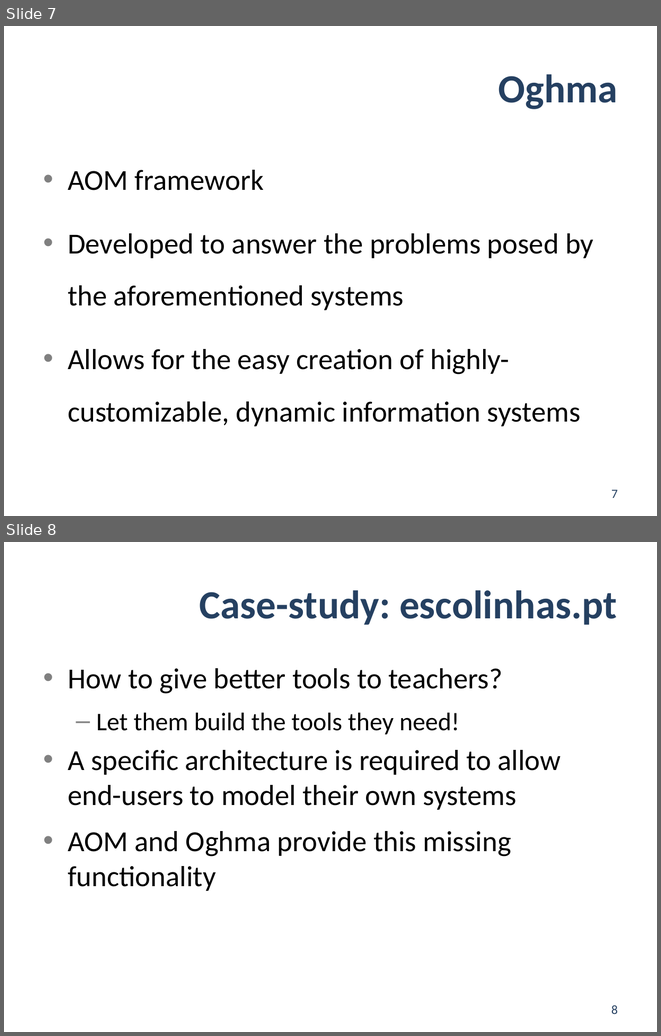
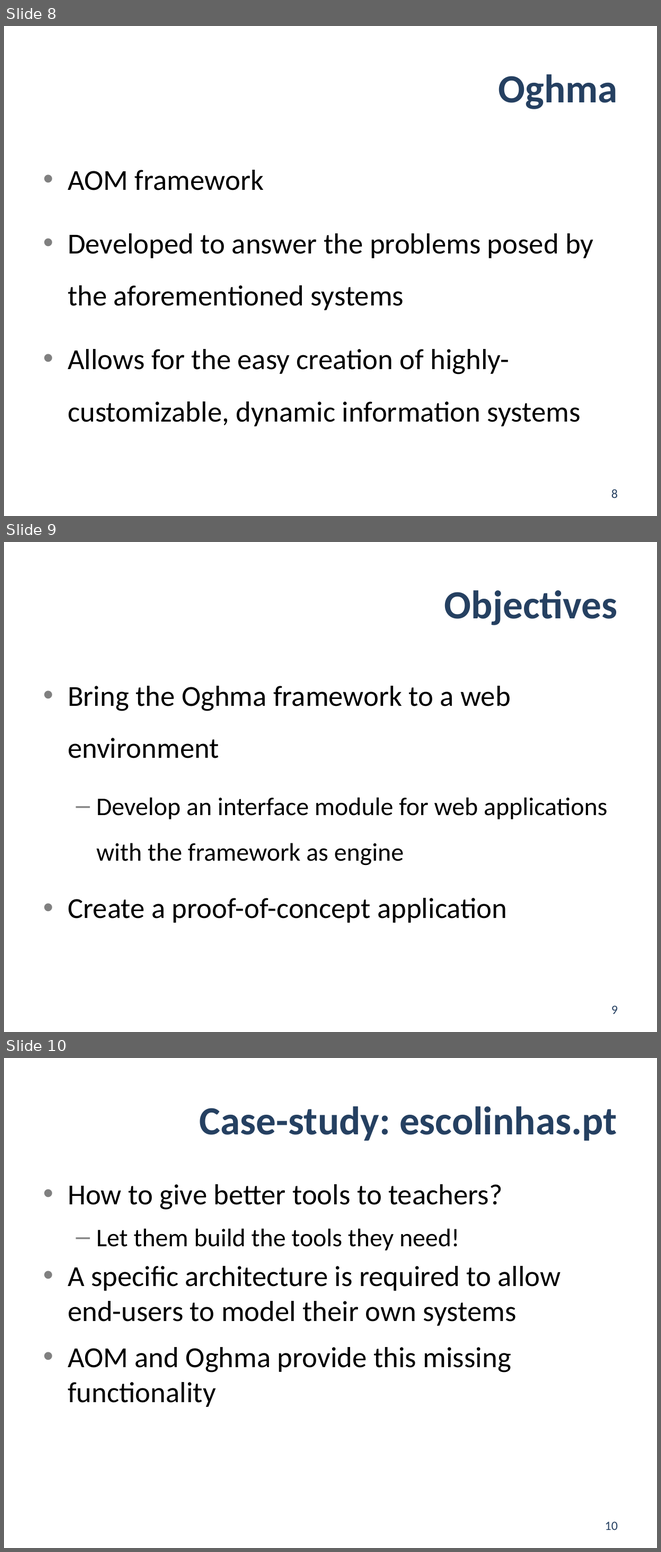
Before and after one commit to jgradim/thesis, a slide deck: presentations/pdis2.pptx. Shown one above the other, each under a label of ours: slides 7 and 8 before the commit, slides 8, 9 and 10 after it. The pictures are 661x1036 and 661x1552 pixels, drawn with LibreOffice and Linux fonts; fonts in the diff are those of the drawing. Boxes give left, top, right and bottom in pixels: in the first picture for what was removed or moved away, otherwise in the second. Text is boxed around its words. In the diff, an @@ line names an element or a change of style, - is before the commit and + after.

Commit message:
Updated 2nd presentation

```diff
--- a/presentations/pdis2.pptx
+++ b/presentations/pdis2.pptx
@@ slide 9 added at (x1=4, y1=542, x2=657, y2=1032), background #FFFFFF @@
@@ title added at (x1=444, y1=590, x2=618, y2=625), 44 pt, text #254061, bold @@
+Objectives
@@ text added at (x1=68, y1=686, x2=607, y2=923), 32 pt, text #000000 @@
+• Bring the Oghma framework to a web environment
+  – Develop an interface module for web applications with the framework as engine
+• Create a proof-of-concept application
@@ page number added at (x1=611, y1=1005, x2=618, y2=1014), 14 pt, text #254061 @@
+9
@@ what was slide 7 is now slide 8 @@
@@ page number at (x1=611, y1=489, x2=618, y2=498): text changed @@
-7
+8
@@ what was slide 8 is now slide 10 @@
@@ page number at (x1=605, y1=1521, x2=618, y2=1530): text changed @@
-8
+10
```
Also in this commit, not shown: 1 other slide added, 1 other file.
